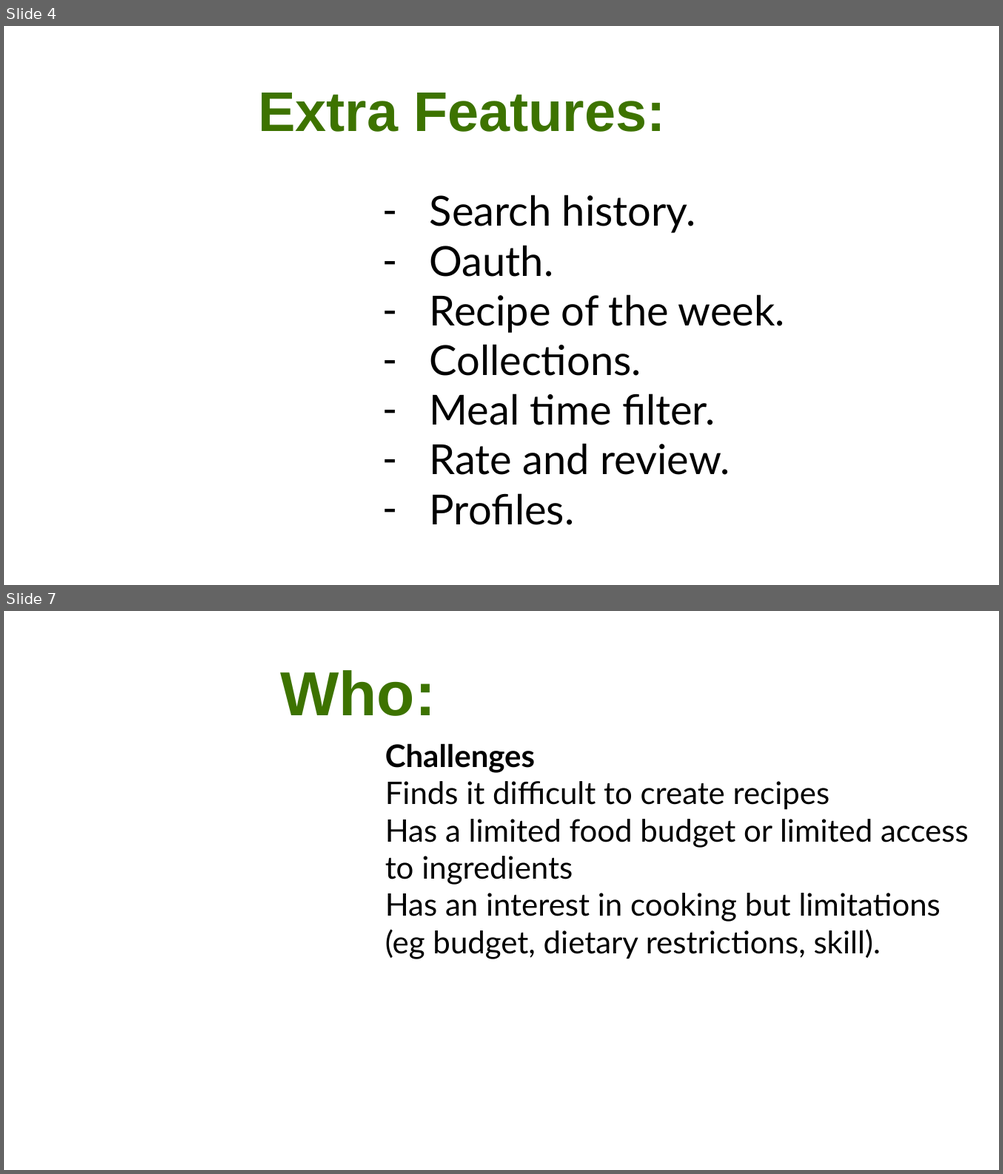
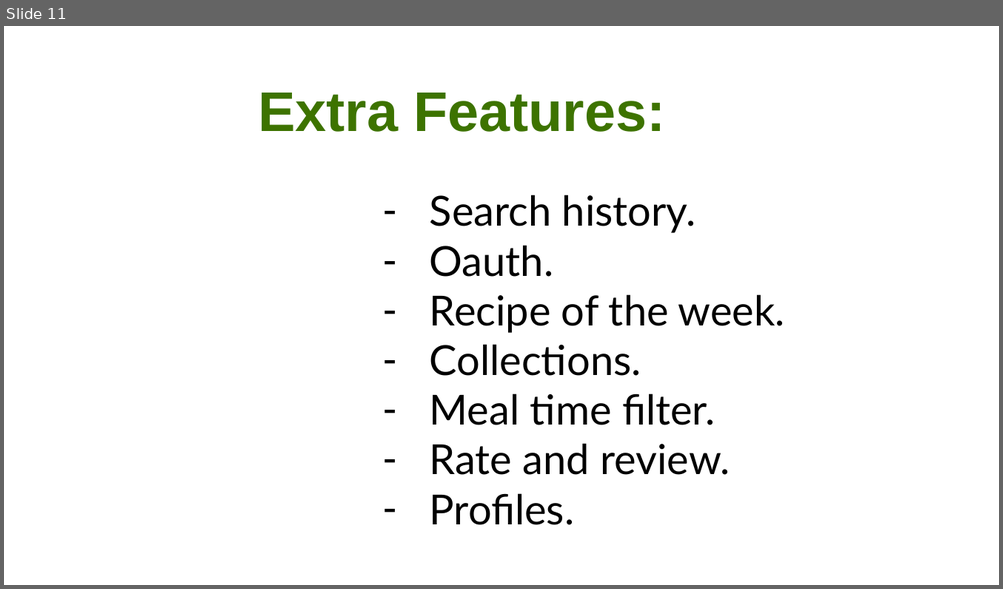
Before and after one commit to CA-MERN/MERN-Part-A-Docs, a slide deck: Presentation1.pptx. Shown one above the other, each under a label of ours: slides 4 and 7 before the commit, slide 11 after it; the slides between them are not shown. The pictures are 1003x1174 and 1003x589 pixels, drawn with LibreOffice and Linux fonts; fonts in the diff are those of the drawing; background and template pictures are left out. Boxes give left, top, right and bottom in pixels: in the first picture for what was removed or moved away, otherwise in the second. Text is boxed around its words. In the diff, an @@ line names an element or a change of style, - is before the commit and + after.

```diff
--- a/Presentation1.pptx
+++ b/Presentation1.pptx
@@ slide 7 removed at bbox=[4, 611, 999, 1170], background picture (left out) @@
@@ title removed at bbox=[280, 670, 435, 716] @@
-Who:
@@ text removed at bbox=[385, 743, 968, 960] @@
-Challenges
-Finds it difficult to create recipes
-Has a limited food budget or limited access
-to ingredients
-Has an interest in cooking but limitations
-(eg budget, dietary restrictions, skill).
@@ what was slide 4 is now slide 11 @@
```
Also in this commit, not shown: 3 slides changed, 12 slides added, 7 other slides removed.
